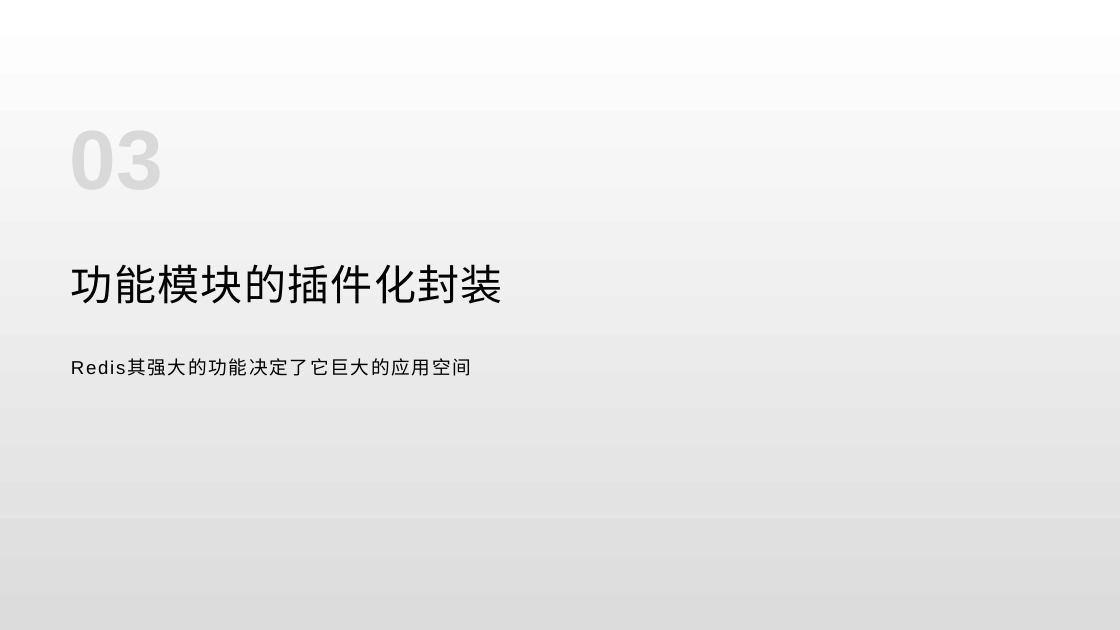
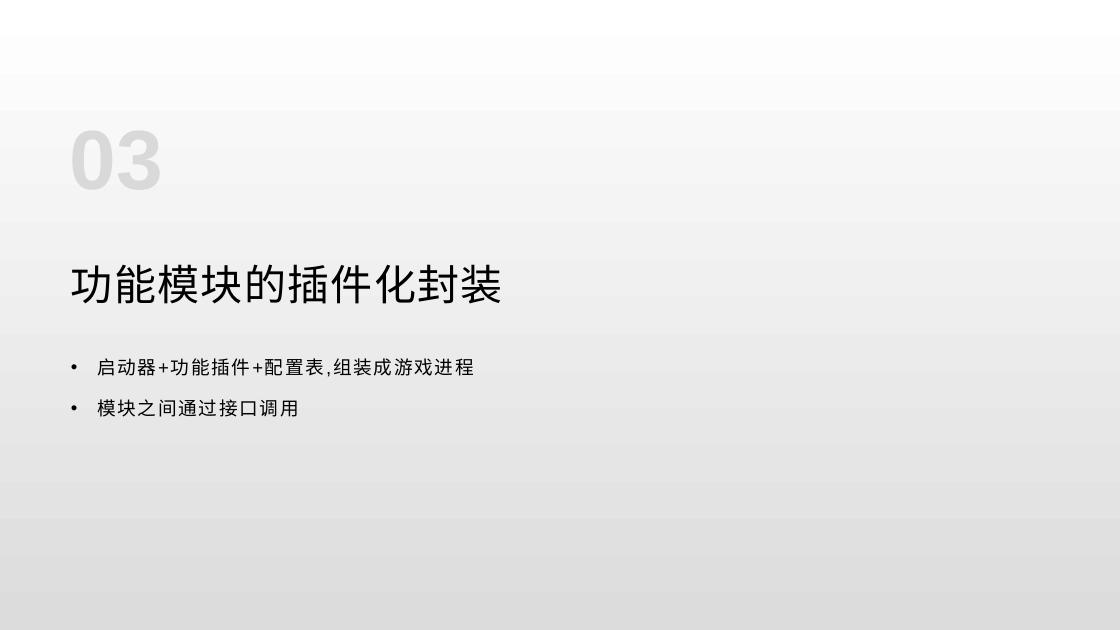
Before and after one commit to lori227/KFrame, a slide deck: slide 6 of _doc/KFrame.pptx. Drawn at 1120x630 pixels with LibreOffice and Linux fonts; fonts in the diff are those of the drawing. Boxes give left, top, right and bottom in pixels: in the first picture for what was removed or moved away, otherwise in the second. Text is boxed around its words. In the diff, an @@ line names an element or a change of style, - is before the commit and + after.

```diff
--- a/_doc/KFrame.pptx
+++ b/_doc/KFrame.pptx
@@ text at (x1=97, y1=358, x2=474, y2=417): text changed @@
-Redis其强大的功能决定了它巨大的应用空间
+• 启动器+功能插件+配置表,组装成游戏进程
+• 模块之间通过接口调用
```
Also in this commit, not shown: 5 slides added, 3 slides removed.
